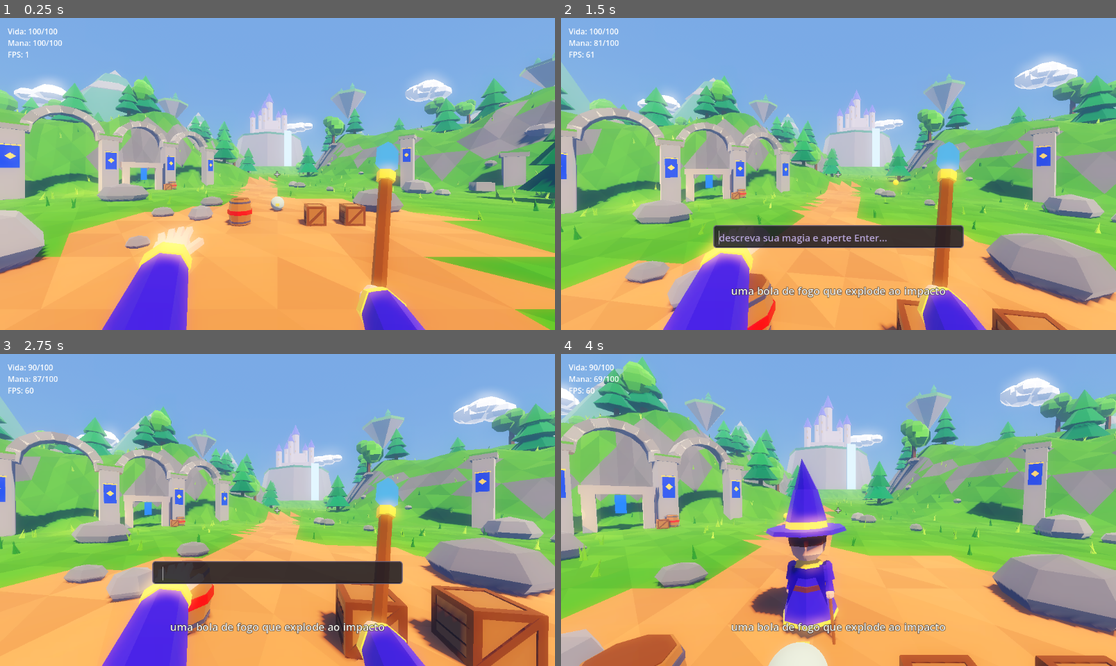
Above: before the commit, frames 1-4 (two rows, left to right).
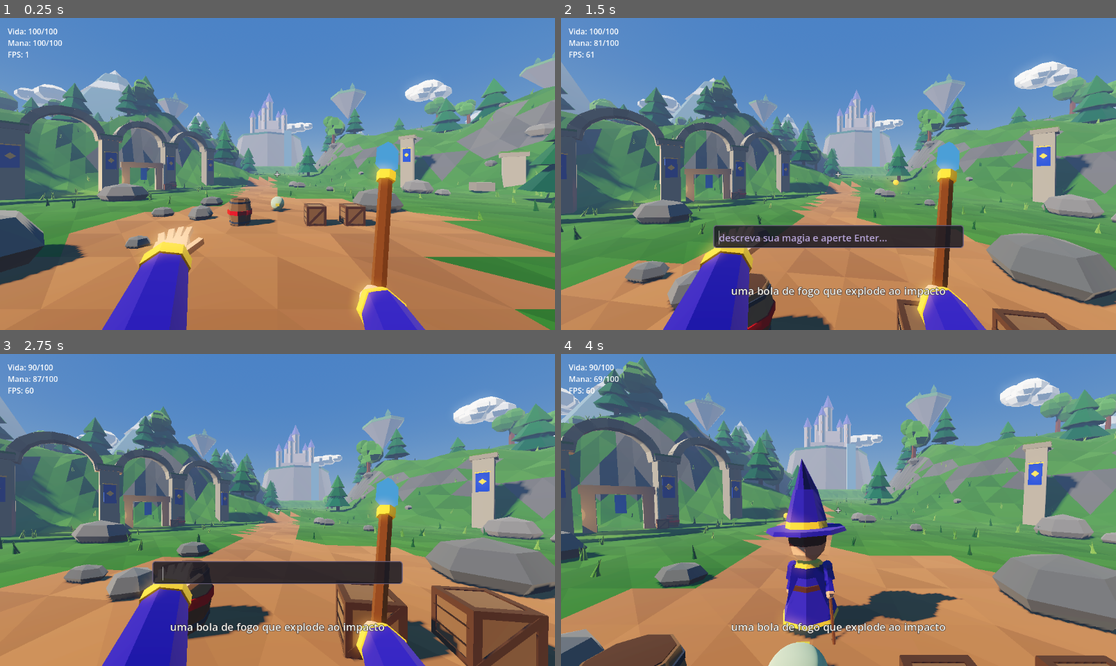
Above: after the commit, the same moments.

Repository: vitortosta4-design/Arcane-Forge
Game: Godot game, scene res://cenas/arena_teste.tscn
The game is run twice, just before and just after one commit, with the same random seed, the same clock (stepped at 60 frames per second) and the same inputs.
Inputs (mouse positions are in pixels of both pictures, inside the frame that each line leads up to):
- Up to frame 1 (0.25 s): no input
- Up to frame 2 (1.5 s): tap Enter at 0.5 s; move the mouse to (866, 174) at 0.52 s; press the mouse at (866, 174) at 0.53 s; hold W (mover_frente) from 0.53 s (still down); tap Space (pular) at 0.77 s; move the mouse to (810, 174) at 1.27 s; release the mouse at (810, 174) at 1.28 s; tap Q (abrir_conjuracao) at 1.35 s
- Up to frame 3 (2.75 s): keep holding W (mover_frente); tap Space (pular) at 1.52, 2 s; click (249, 510) at 1.55 s; move the mouse to (288, 503) at 2.02 s; press the mouse at (288, 503) at 2.03 s
- Up to frame 4 (4 s): keep holding W (mover_frente); tap Enter at 2.75 s; move the mouse to (832, 516) at 2.77 s; release the mouse at (832, 516) at 2.78 s; tap C (trocar_camera) at 2.85 s; tap Space (pular) at 3.02, 3.77 s; click (832, 516) at 3.05 s; move the mouse to (877, 513) at 3.52 s; press the mouse at (877, 513) at 3.53 s

The runs differ from the first frame. In frame 1, 91% of the frame differs, in the area x 0-100%, y 0-100%; in frame 2, 89%; in frame 3, 89%; in frame 4, 91%.

Commit message:
Auditoria visual do ambiente: Forward+, passe de luz e paleta, medição de FPS e cor
- project.godot: renderizador Compatibility -> Forward+ (ADR-036)
- arena_teste.tscn: luz ambiente do céu, sol mais baixo vindo de oeste-sudoeste,
  saturação global neutra, glow só acima de 1,0, névoa por distância mais forte
  e volumétrica mais fraca (ainda não vista no Forward+)
- clareira.gd e modelos_props.gd: paleta por camadas (chão, estruturas, fundo)
- ferramentas: medir_fps (.gd/.sh/.bat) e medir_cores.py
- skill personagem-low-poly
- docs/auditoria-visual-ambiente.md e ADR-036
- Prints antes/depois em evidencias/fase-2/luz-paleta (critérios de cor 0/4 -> 2/4)
- Testes: 242/242

Co-Authored-By: Claude Opus 5.5 <noreply@anthropic.com>
Claude-Session: https://claude.ai/code/session_0181vzWuM37sLFhAsjiwBCXB

Diff:
--- a/jogo/cenas/arena_teste.tscn
+++ b/jogo/cenas/arena_teste.tscn
@@ -12,10 +12,10 @@
 [ext_resource type="PackedScene" path="res://cenas/menu_pausa.tscn" id="10"]
 
 [sub_resource type="ProceduralSkyMaterial" id="ProceduralSkyMaterial_arena"]
-sky_top_color = Color(0.12, 0.38, 0.92, 1)
-sky_horizon_color = Color(0.62, 0.78, 0.96, 1)
-ground_bottom_color = Color(0.32, 0.28, 0.26, 1)
-ground_horizon_color = Color(0.75, 0.82, 0.93, 1)
+sky_top_color = Color(0.22, 0.45, 0.85, 1)
+sky_horizon_color = Color(0.66, 0.78, 0.92, 1)
+ground_bottom_color = Color(0.3, 0.28, 0.27, 1)
+ground_horizon_color = Color(0.66, 0.76, 0.88, 1)
 sun_angle_max = 25.0
 
 [sub_resource type="Sky" id="Sky_arena"]
@@ -24,31 +24,34 @@
 [sub_resource type="Environment" id="Environment_arena"]
 background_mode = 2
 sky = SubResource("Sky_arena")
-ambient_light_source = 2
-ambient_light_color = Color(0.46, 0.58, 0.98, 1)
-ambient_light_energy = 0.55
-fog_enabled = true
-fog_light_color = Color(0.58, 0.72, 0.95, 1)
-fog_density = 0.0025
-fog_sky_affect = 0.4
+ambient_light_source = 3
+ambient_light_sky_contribution = 1.0
+ambient_light_energy = 0.28
 tonemap_mode = 2
-tonemap_white = 8.0
+tonemap_exposure = 0.95
+tonemap_white = 6.0
 glow_enabled = true
 glow_levels/3 = 1.0
 glow_levels/5 = 1.0
 glow_levels/7 = 1.0
-glow_intensity = 1.4
-glow_strength = 1.3
-glow_bloom = 0.2
-glow_hdr_threshold = 0.85
+glow_intensity = 1.2
+glow_strength = 1.2
+glow_bloom = 0.0
+glow_hdr_threshold = 1.0
+fog_enabled = true
+fog_light_color = Color(0.56, 0.68, 0.88, 1)
+fog_sun_scatter = 0.12
+fog_density = 0.006
+fog_aerial_perspective = 0.4
+fog_sky_affect = 0.25
 volumetric_fog_enabled = true
-volumetric_fog_density = 0.03
+volumetric_fog_density = 0.005
 volumetric_fog_albedo = Color(0.75, 0.85, 1, 1)
-volumetric_fog_ambient_inject = 0.6
+volumetric_fog_ambient_inject = 0.3
 volumetric_fog_sky_affect = 0.5
 adjustment_enabled = true
-adjustment_saturation = 1.1
-adjustment_contrast = 1.08
+adjustment_saturation = 1.0
+adjustment_contrast = 1.05
 
 [node name="ArenaTeste" type="Node3D"]
 script = ExtResource("1")
@@ -57,10 +60,11 @@
 environment = SubResource("Environment_arena")
 
 [node name="DirectionalLight3D" type="DirectionalLight3D" parent="."]
-transform = Transform3D(0.8, -0.5, 0.35, 0, 0.6, 0.8, -0.6, -0.65, 0.47, 0, 8, 0)
-light_color = Color(1, 0.88, 0.7, 1)
-light_energy = 1.35
+transform = Transform3D(0.34202015, 0.5785326, -0.74048793, 0, 0.7880108, 0.6156615, 0.9396926, -0.21056864, 0.26951557, 0, 8, 0)
+light_color = Color(1, 0.86, 0.64, 1)
+light_energy = 1.3
 shadow_enabled = true
+directional_shadow_max_distance = 70.0
 
 [node name="Clareira" parent="." instance=ExtResource("8")]
 
--- a/jogo/project.godot
+++ b/jogo/project.godot
@@ -63,5 +63,5 @@
 
 [rendering]
 
-renderer/rendering_method="gl_compatibility"
+renderer/rendering_method="forward_plus"
 renderer/rendering_method.mobile="gl_compatibility"
--- a/jogo/scripts/ambiente/clareira.gd
+++ b/jogo/scripts/ambiente/clareira.gd
@@ -21,19 +21,23 @@
 ## Até onde os pinheiros ganham colisão (mais longe ninguém chega).
 const RAIO_COLISAO_ARVORES := 34.0
 
-const COR_GRAMA := Color(0.38, 0.56, 0.15)
-const COR_GRAMA_ESCURA := Color(0.22, 0.42, 0.13)
-const COR_TERRA := Color(0.74, 0.48, 0.27)
-const COR_TERRA_ESCURA := Color(0.62, 0.38, 0.21)
-const COR_ROCHA := Color(0.5, 0.47, 0.43)
+const COR_GRAMA := Color(0.35, 0.5, 0.2)
+const COR_GRAMA_ESCURA := Color(0.2, 0.36, 0.15)
+const COR_TERRA := Color(0.66, 0.46, 0.29)
+const COR_TERRA_ESCURA := Color(0.5, 0.35, 0.24)
+const COR_ROCHA := Color(0.46, 0.44, 0.42)
 const COR_PEDRA_RUINA := Color(0.58, 0.54, 0.48)
-const COR_MUSGO := Color(0.36, 0.55, 0.18)
+const COR_MUSGO := Color(0.33, 0.47, 0.2)
 const COR_TRONCO := Color(0.42, 0.27, 0.16)
-const COR_PINHEIRO := Color(0.16, 0.42, 0.24)
-const COR_COPA := Color(0.36, 0.6, 0.18)
+const COR_PINHEIRO := Color(0.14, 0.34, 0.22)
+const COR_COPA := Color(0.32, 0.5, 0.2)
 const COR_ESTANDARTE := Color(0.16, 0.26, 0.7)
 const COR_DOURADO := Color(0.95, 0.72, 0.25)
 const COR_TELHADO := Color(0.36, 0.3, 0.72)
+## Fundo (camada 0 da paleta): puxa para o azul da névoa, não para o verde
+## do chão, para o fundo "descansar" e o perto ganhar destaque.
+const COR_MONTANHA := Color(0.36, 0.46, 0.52)
+const COR_NEVE := Color(0.72, 0.74, 0.8)
 
 var _ruido := FastNoiseLite.new()
 var _ruido_morros := FastNoiseLite.new()
@@ -295,7 +299,7 @@
 			continue
 		# Touceira: 3 lâminas inclinadas saindo do mesmo ponto.
 		var base := _no_chao(x, z)
-		var cor := COR_GRAMA.lerp(Color(0.6, 0.78, 0.25), _rng.randf()) if _rng.randf() < 0.7 else COR_GRAMA_ESCURA
+		var cor := COR_GRAMA.lerp(Color(0.48, 0.6, 0.27), _rng.randf()) if _rng.randf() < 0.7 else COR_GRAMA_ESCURA
 		for k in 3:
 			var giro := Basis(Vector3.UP, _rng.randf_range(0.0, TAU)) * Basis(Vector3.RIGHT, _rng.randf_range(0.1, 0.35))
 			var escala := _rng.randf_range(0.6, 1.2)
@@ -415,9 +419,9 @@
 		var raio := _rng.randf_range(35.0, 60.0)
 		var giro := Basis(Vector3.UP, _rng.randf_range(0.0, TAU))
 		GeometriaLowPoly.anexar(st, GeometriaLowPoly.cilindro(raio, raio * 0.12, altura, 7),
-			Transform3D(giro, centro + Vector3.UP * altura / 2.0), GeometriaLowPoly.variar(Color(0.3, 0.46, 0.34), _rng))
+			Transform3D(giro, centro + Vector3.UP * altura / 2.0), GeometriaLowPoly.variar(COR_MONTANHA, _rng))
 		GeometriaLowPoly.anexar(st, GeometriaLowPoly.cilindro(raio * 0.3, 0.0, altura * 0.25, 7),
-			Transform3D(giro, centro + Vector3.UP * altura * 0.95), Color(0.55, 0.52, 0.5))
+			Transform3D(giro, centro + Vector3.UP * altura * 0.95), COR_NEVE)
 	_castelo(st, Vector3(-8.0, 0.0, -175.0))
 	for i in 9:
 		var angulo := _rng.randf_range(0.0, TAU)
--- a/jogo/scripts/ambiente/modelos_props.gd
+++ b/jogo/scripts/ambiente/modelos_props.gd
@@ -5,8 +5,8 @@
 ## madeira bojudo com cintas de metal. O barril inflamável tem uma faixa
 ## vermelha, para o jogador saber de longe que ele pega fogo.
 
-const COR_MADEIRA := Color(0.6, 0.4, 0.22)
-const COR_MADEIRA_ESCURA := Color(0.46, 0.29, 0.16)
+const COR_MADEIRA := Color(0.52, 0.39, 0.27)
+const COR_MADEIRA_ESCURA := Color(0.4, 0.28, 0.19)
 const COR_METAL := Color(0.32, 0.31, 0.33)
 const COR_PERIGO := Color(0.78, 0.16, 0.1)
 
--- /dev/null
+++ b/jogo/scripts/ferramentas/medir_fps.gd
@@ -0,0 +1,143 @@
+extends SceneTree
+## Ferramenta de desenvolvimento, não faz parte do jogo: mede o FPS da arena
+## sempre do mesmo jeito, para dar para comparar antes e depois de uma
+## mudança (auditoria visual, seção F).
+##
+## Roteiro fixo:
+##   1. aquecimento de 5 s, descartado (a clareira é gerada por código ao
+##      abrir, e o contador de FPS do HUD mente nesses primeiros segundos:
+##      é daí que vinham os prints com "FPS: 1" e "FPS: 2");
+##   2. 30 s "passeio": o mago parado no centro, girando a câmera uma volta
+##      completa a cada 15 s (enxerga o mapa inteiro);
+##   3. 30 s "combate": o mesmo giro, conjurando bola de fogo sem parar,
+##      com mana infinita (pior caso de magias simultâneas).
+##
+## Uso (Windows, PC de teste): ferramentas\medir_fps.bat
+## Uso (Linux):                ferramentas/medir_fps.sh [--rapido]
+## O relatório sai no console e em user://medicao_fps.txt (o caminho
+## completo aparece no fim).
+##
+## Mesmas armadilhas do tirar_print.gd: nada de citar classes globais ou
+## autoloads pelo nome; definir current_scene; posicionar no 1º _process.
+
+const AQUECIMENTO_S := 5.0
+const PASSEIO_S := 30.0
+const COMBATE_S := 30.0
+const VOLTA_CAMERA_S := 15.0
+const INTERVALO_TIRO_S := 0.15
+
+var _mago: Node = null
+var _tempo := 0.0
+var _tempo_tiro := 0.0
+var _fator := 1.0
+var _passeio: Array[float] = []
+var _combate: Array[float] = []
+var _draw_calls: Array[float] = []
+var _primitivas: Array[float] = []
+var _tiros := 0
+
+
+func _initialize() -> void:
+	if "--rapido" in OS.get_cmdline_user_args():
+		_fator = 0.2
+	var cena: PackedScene = load("res://cenas/arena_teste.tscn")
+	var instancia := cena.instantiate()
+	root.add_child(instancia)
+	current_scene = instancia
+	_mago = instancia.get_node("Mago")
+	# Sem vsync, para medir o que a placa aguenta, não a taxa do monitor.
+	DisplayServer.window_set_vsync_mode(DisplayServer.VSYNC_DISABLED)
+
+
+func _process(delta: float) -> bool:
+	_tempo += delta
+	var aquecimento := AQUECIMENTO_S * _fator
+	var fim_passeio := aquecimento + PASSEIO_S * _fator
+	var fim_combate := fim_passeio + COMBATE_S * _fator
+
+	if _mago:
+		_mago.global_position = Vector3(0, 1.0, 3.0)
+		_mago.rotation.y = TAU * _tempo / VOLTA_CAMERA_S
+
+	if _tempo < aquecimento:
+		return false
+
+	_draw_calls.append(Performance.get_monitor(Performance.RENDER_TOTAL_DRAW_CALLS_IN_FRAME))
+	_primitivas.append(Performance.get_monitor(Performance.RENDER_TOTAL_PRIMITIVES_IN_FRAME))
+
+	if _tempo < fim_passeio:
+		_passeio.append(delta)
+		return false
+
+	if _tempo < fim_combate:
+		_combate.append(delta)
+		_tempo_tiro -= delta
+		if _tempo_tiro <= 0.0 and _mago:
+			_tempo_tiro = INTERVALO_TIRO_S
+			_mago.mana_atual = _mago.mana_maxima
+			_mago._cooldown_restante = 0.0
+			_mago._tentar_conjurar_bola_de_fogo()
+			_tiros += 1
+		return false
+
+	_relatar()
+	return true
+
+
+func _relatar() -> void:
+	var linhas := PackedStringArray()
+	linhas.append("=== MEDIÇÃO DE FPS · Arcane Forge ===")
+	linhas.append("Data: %s" % Time.get_datetime_string_from_system(false, true))
+	linhas.append("Placa de vídeo: %s" % RenderingServer.get_video_adapter_name())
+	linhas.append("Renderizador: %s" % ProjectSettings.get_setting("rendering/renderer/rendering_method"))
+	linhas.append("Resolução: %s" % str(root.get_visible_rect().size))
+	linhas.append("")
+	linhas.append(_resumo("Passeio (sem magias)", _passeio))
+	linhas.append(_resumo("Combate (%d bolas de fogo)" % _tiros, _combate))
+	linhas.append("")
+	linhas.append("Chamadas de desenho por quadro: média %.0f, máximo %.0f" % [_media(_draw_calls), _maximo(_draw_calls)])
+	linhas.append("Triângulos por quadro: média %.0f, máximo %.0f" % [_media(_primitivas), _maximo(_primitivas)])
+	linhas.append("")
+	linhas.append("Meta (auditoria, seção G): média >= 60 e 1% pior >= 45 no combate, numa RTX 2060 em 1080p.")
+	var texto := "\n".join(linhas)
+	print(texto)
+	var arquivo := FileAccess.open("user://medicao_fps.txt", FileAccess.WRITE)
+	if arquivo:
+		arquivo.store_string(texto + "\n")
+		arquivo.close()
+		print("Relatório salvo em: ", ProjectSettings.globalize_path("user://medicao_fps.txt"))
+
+
+func _resumo(nome: String, tempos: Array[float]) -> String:
+	if tempos.is_empty():
+		return "%s: sem amostras" % nome
+	var ordenados: Array[float] = tempos.duplicate()
+	ordenados.sort()
+	var total := 0.0
+	for t in tempos:
+		total += t
+	var media_fps := tempos.size() / total
+	# "1% pior": FPS médio do 1% de quadros mais lentos (o que dá a sensação de travada).
+	var quantidade := maxi(1, int(ordenados.size() * 0.01))
+	var soma_lentos := 0.0
+	for i in quantidade:
+		soma_lentos += ordenados[ordenados.size() - 1 - i]
+	var pior_1: float = quantidade / soma_lentos
+	var minimo: float = 1.0 / ordenados[ordenados.size() - 1]
+	return "%s: média %.1f FPS | 1%% pior %.1f FPS | quadro mais lento %.1f FPS | %d quadros" % [nome, media_fps, pior_1, minimo, tempos.size()]
+
+
+func _media(lista: Array[float]) -> float:
+	if lista.is_empty():
+		return 0.0
+	var total := 0.0
+	for v in lista:
+		total += v
+	return total / lista.size()
+
+
+func _maximo(lista: Array[float]) -> float:
+	var m := 0.0
+	for v in lista:
+		m = maxf(m, v)
+	return m
Not shown, added: jogo/scripts/ferramentas/medir_fps.gd.uid
Not shown, added: .claude/skills/personagem-low-poly/SKILL.md
Not shown, changed: CLAUDE.md
Not shown, added: docs/auditoria-visual-ambiente.md
Not shown, changed: docs/decisoes.md
Not shown, added: evidencias/fase-2/luz-paleta/antes_ruinas.png
Not shown, added: evidencias/fase-2/luz-paleta/antes_spawn.png
Not shown, added: evidencias/fase-2/luz-paleta/antes_vale.png
Not shown, added: evidencias/fase-2/luz-paleta/depois_ruinas.png
Not shown, added: evidencias/fase-2/luz-paleta/depois_spawn.png
Not shown, added: evidencias/fase-2/luz-paleta/depois_vale.png
Not shown, added: ferramentas/medir_cores.py
(and 2 more such lines)
